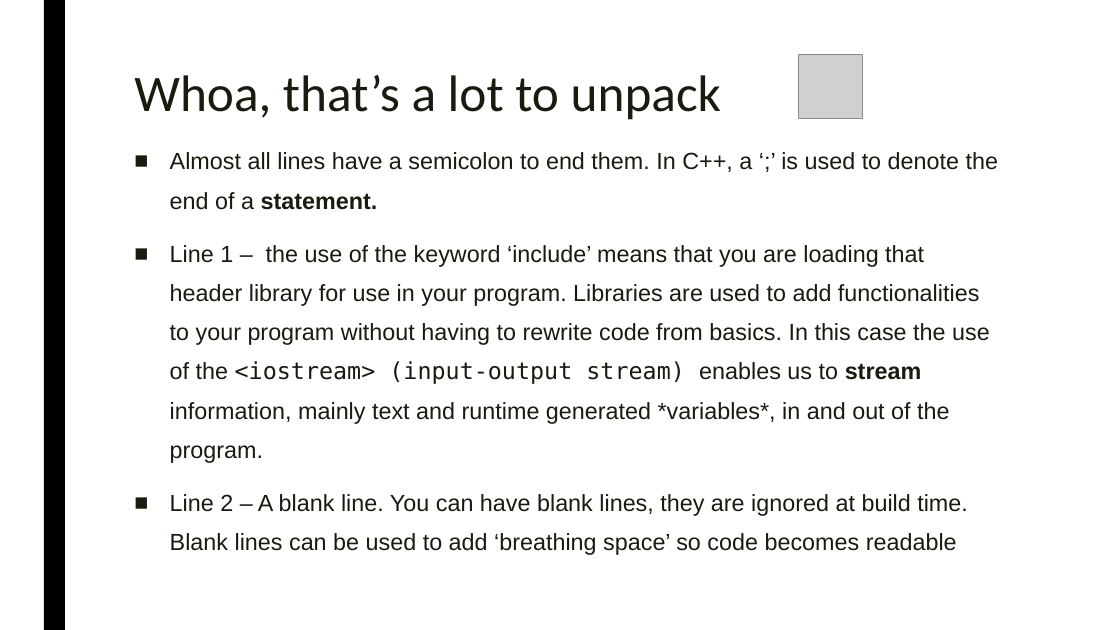
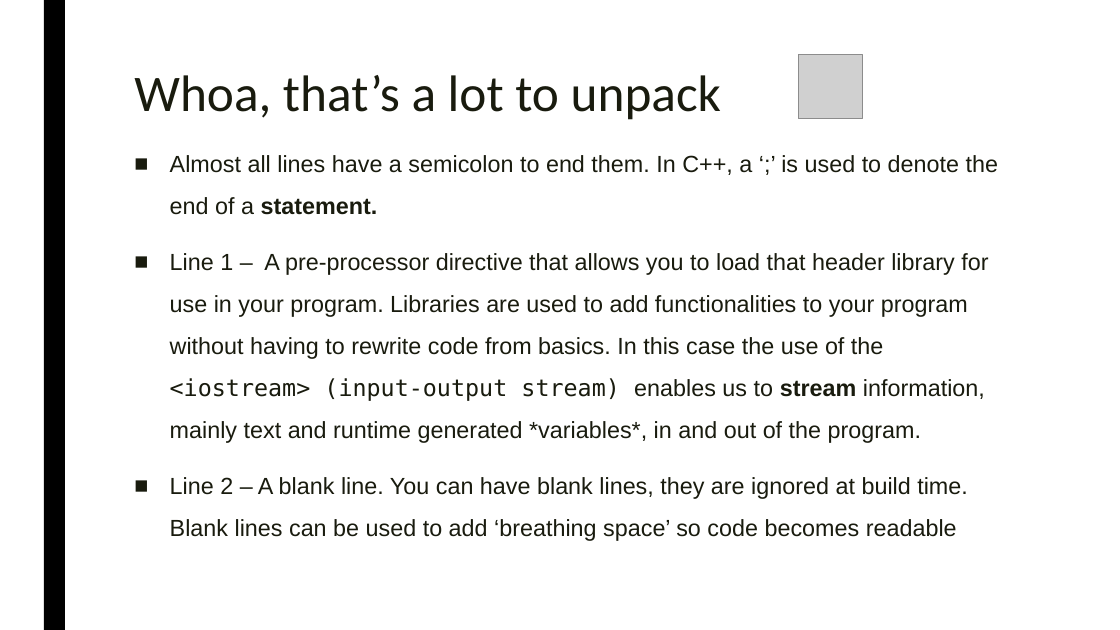
Before and after one commit to simeon9696/programmingworkshop, a slide deck: slide 10 of 2.) Introduction to C++/Introduction to C++.pptx. Drawn at 1120x630 pixels with LibreOffice and Linux fonts; fonts in the diff are those of the drawing; grey boxes stand for pictures. Boxes give left, top, right and bottom in pixels: in the first picture for what was removed or moved away, otherwise in the second. Text is boxed around its words. In the diff, an @@ line names an element or a change of style, - is before the commit and + after.

```diff
--- a/2.) Introduction to C++/Introduction to C++.pptx
+++ b/2.) Introduction to C++/Introduction to C++.pptx
@@ text at box(170, 155, 998, 541): line spacing 1.4 to 1.5 @@
@@ text at box(170, 253, 988, 443): text changed @@
-■ Line 1 – the use of the keyword ‘include’ means that you are loading that header library for use in your program. Libraries are used to add functionalities to your program without having to rewrite code from basics. In this case the use of the <iostream> (input-output stream) enables us to stream information, mainly text and runtime generated *variables*, in and out of the program.
+■ Line 1 – A pre-processor directive that allows you to load that header library for use in your program. Libraries are used to add functionalities to your program without having to rewrite code from basics. In this case the use of the <iostream> (input-output stream) enables us to stream information, mainly text and runtime generated *variables*, in and out of the program.
```
Also in this commit, not shown: 4 other slides changed, 9 other files.
